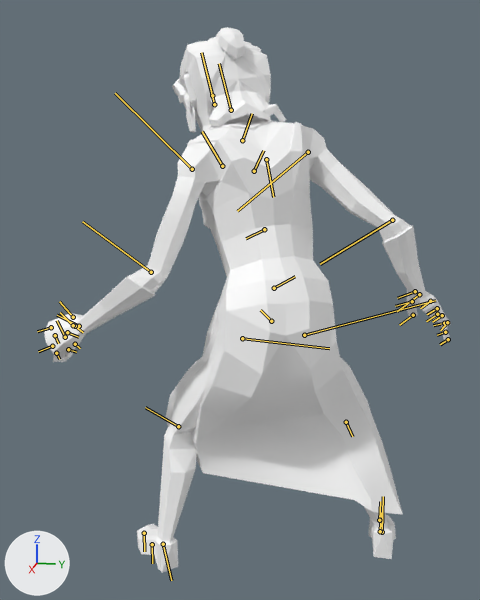
One commit to the FBX model assets/resources/res3d/fbx/player/Kingsman.fbx: the scene before it, then after it.
Camera for both pictures: a camera (50 mm lens) standing at (1.925, 0.285, 1.33) and looking at (-0.088, -0.117, 0.826). The axes (+X, +Y, +Z) are drawn at lower left. The lights are the same throughout. Both versions are drawn at frame 1 of the action 'death'; the numbers are the values there. The bones that bend it are drawn over the model as lines.

Names of what the first picture shows: 'Chr_Female_Spy'.
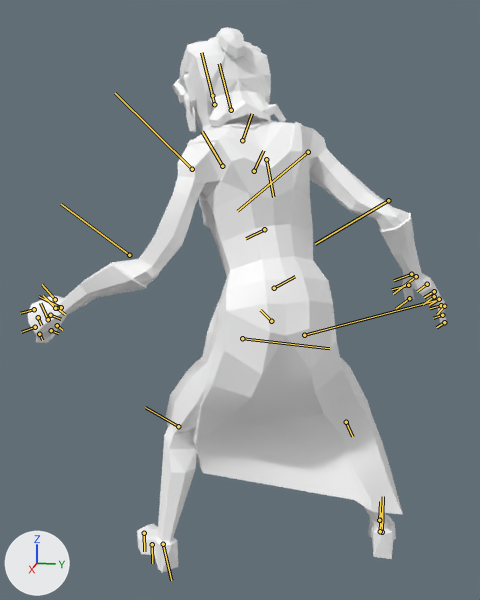
Boxes [x1, y1, x2, y2] around the edits, measured in the pictures (480 x 600 px):
'Chr_Female_Spy', posed: before [44, 27, 451, 573]; after [27, 27, 448, 573]
bone 'Elbow_L', root to tip: before (151, 272) to (82, 221); after (129, 255) to (61, 204)
bone 'Elbow_R', root to tip: before (392, 220) to (320, 264); after (388, 200) to (315, 244)

Diff of the bpy script that builds the scene:
```diff
--- a/assets/resources/res3d/fbx/player/Kingsman.fbx.py
+++ b/assets/resources/res3d/fbx/player/Kingsman.fbx.py
@@ bone_elbow_l @@
 bone_elbow_l = bpy.data.objects['Root'].pose.bones['Elbow_L']  # child of 'Shoulder_L'
-bone_elbow_l.location = (0.0, 0.0, 0.0)
+bone_elbow_l.location = (-3.5, 1.4, 10.5)
@@ bone_elbow_r @@
 bone_elbow_r = bpy.data.objects['Root'].pose.bones['Elbow_R']  # child of 'Shoulder_R'
-bone_elbow_r.location = (0.0, 0.0, 0.0)
+bone_elbow_r.location = (4.7, -1.8, 3.6)
```
